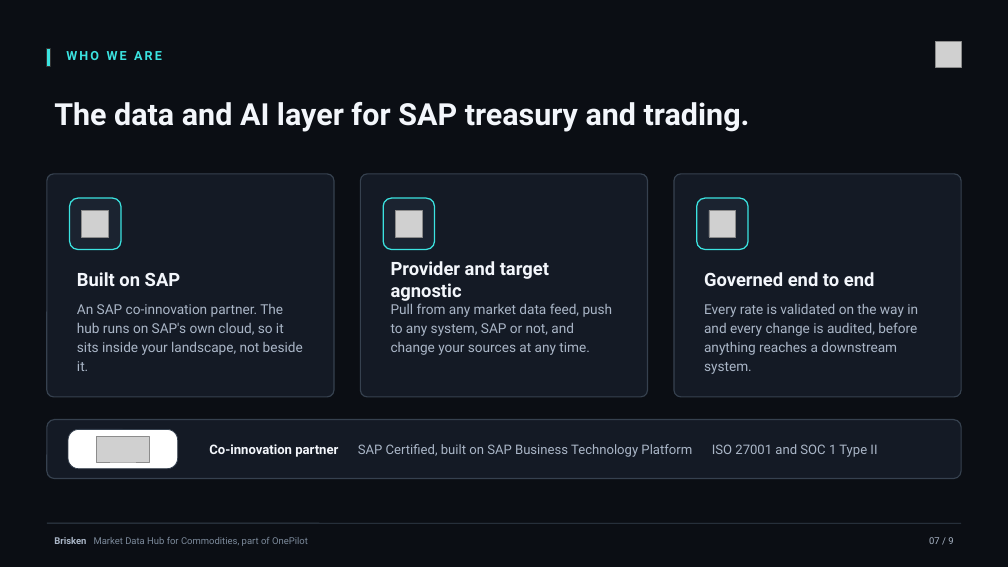
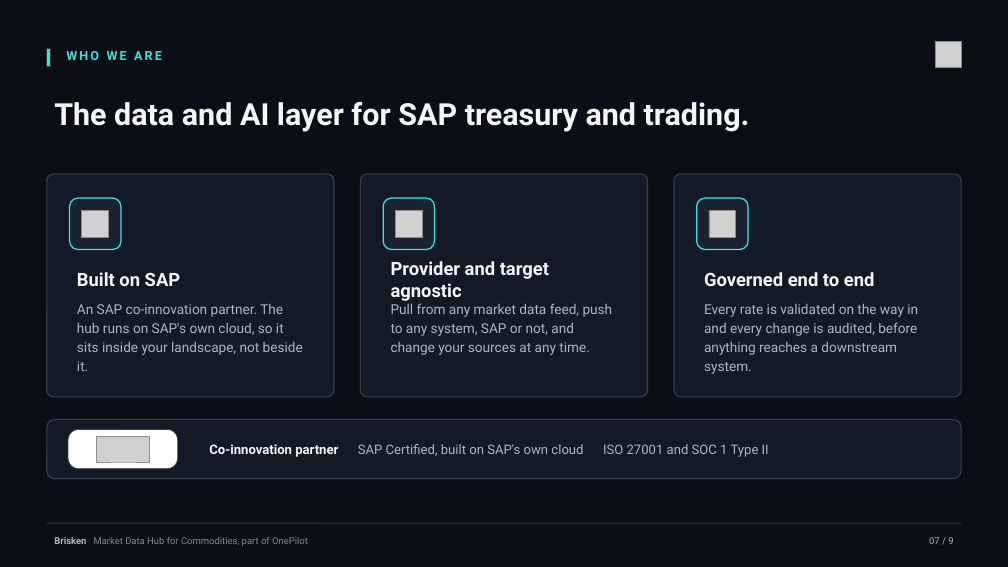
Before and after one commit to 011matthias/agentic-ops1.01, a slide deck: slide 7 of workspace/clients/brisken/deliverables/lead-generation/rome-2026/decks/brisken-mdh-commodities.pptx. Drawn at 1008x567 pixels with LibreOffice and Linux fonts; fonts in the diff are those of the drawing; grey boxes stand for pictures. Boxes give left, top, right and bottom in pixels: in the first picture for what was removed or moved away, otherwise in the second. Text is boxed around its words. In the diff, an @@ line names an element or a change of style, - is before the commit and + after.

```diff
--- a/workspace/clients/brisken/deliverables/lead-generation/rome-2026/decks/brisken-mdh-commodities.pptx
+++ b/workspace/clients/brisken/deliverables/lead-generation/rome-2026/decks/brisken-mdh-commodities.pptx
@@ text at box(209, 444, 769, 457): text changed @@
-Co-innovation partner SAP Certified, built on SAP Business Technology Platform ISO 27001 and SOC 1 Type II
+Co-innovation partner SAP Certified, built on SAP's own cloud ISO 27001 and SOC 1 Type II
```
Also in this commit, not shown: 4 other files.
